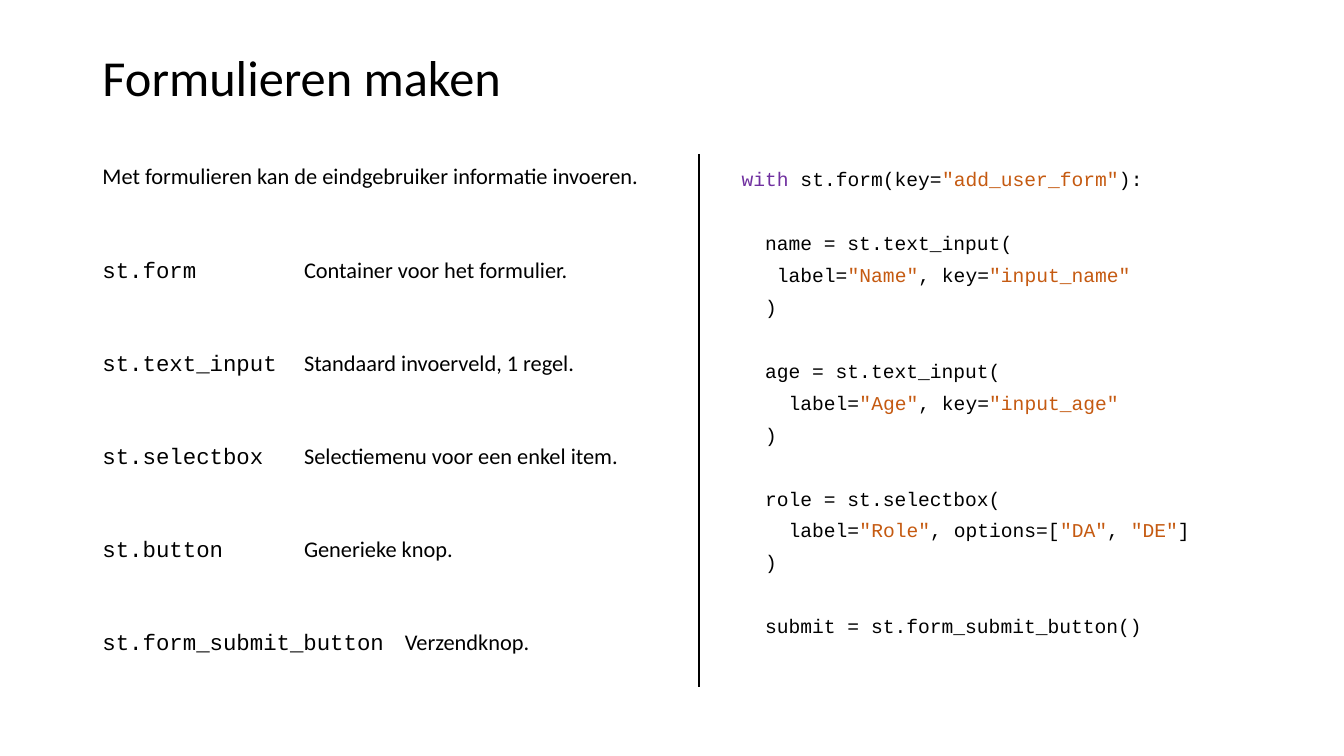
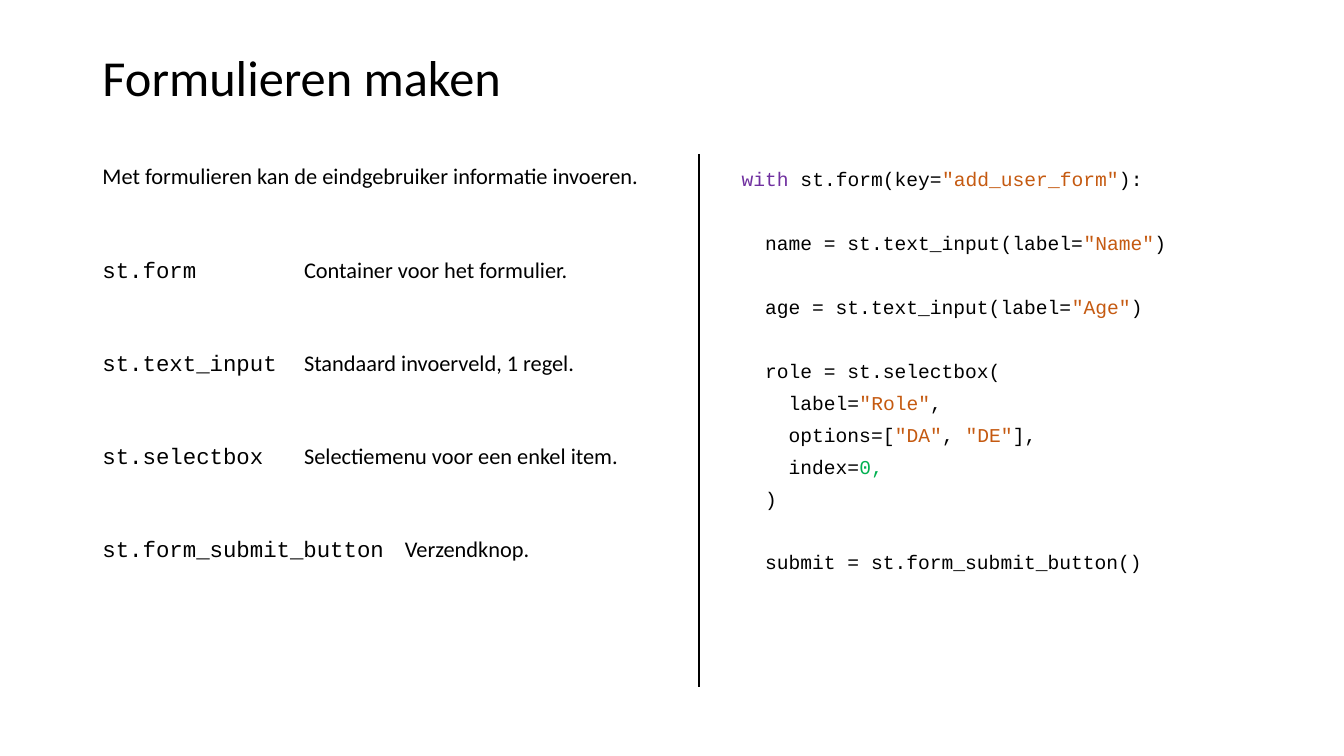
Before and after one commit to LFKoning/knowledge-sharing, a slide deck: slide 39 of python_course_4p/4_api_app/4_api_app.pptx. Drawn at 1344x756 pixels with LibreOffice and Linux fonts; fonts in the diff are those of the drawing. Boxes give left, top, right and bottom in pixels: in the first picture for what was removed or moved away, otherwise in the second. Text is boxed around its words. In the diff, an @@ line names an element or a change of style, - is before the commit and + after.

```diff
--- a/python_course_4p/4_api_app/4_api_app.pptx
+++ b/python_course_4p/4_api_app/4_api_app.pptx
@@ text at [765,236,1166,318]: text changed @@
-name = st.text_input(
-label="Name", key="input_name"
-)
-age = st.text_input(
-label="Age", key="input_age"
-)
+name = st.text_input(label="Name")
+age = st.text_input(label="Age")
@@ text at [789,396,1037,478]: text changed @@
-label="Role", options=["DA", "DE"]
+label="Role",
+options=["DA", "DE"],
+index=0,
@@ text at [102,541,453,561]: paragraph removed @@
-st.button Generieke knop.
```
Also in this commit, not shown: 8 other slides changed, 12 other files.
